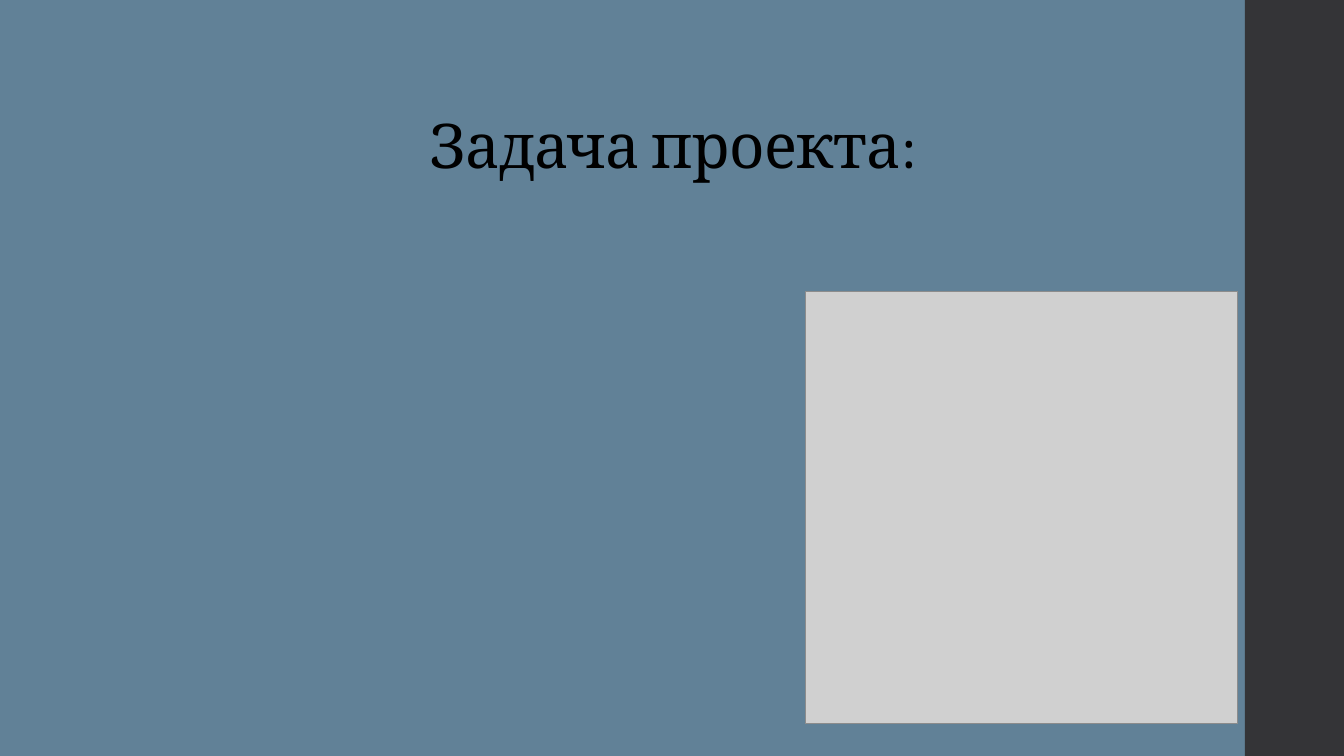
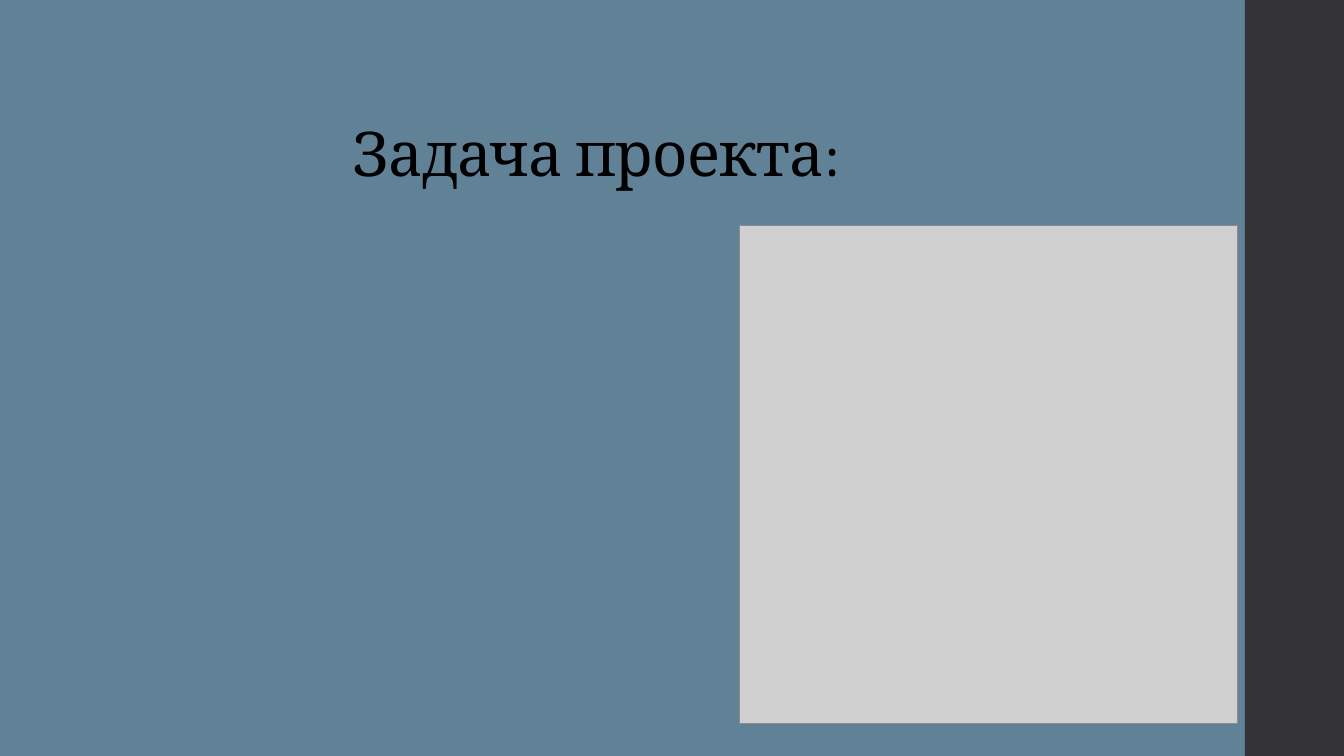
Before and after one commit to Sushcheva/Telegram-, a slide deck: slide 2 of Презентация по проекту.pptx. Drawn at 1344x756 pixels with LibreOffice and Linux fonts; fonts in the diff are those of the drawing; grey boxes stand for pictures. Boxes give left, top, right and bottom in pixels: in the first picture for what was removed or moved away, otherwise in the second. Text is boxed around its words. In the diff, an @@ line names an element or a change of style, - is before the commit and + after.

```diff
--- a/Презентация по проекту.pptx
+++ b/Презентация по проекту.pptx
@@ title "Задача проекта:": place and size @@
-title "Задача проекта:" at [429, 123, 902, 183]
+title "Задача проекта:" at [352, 131, 825, 191]
@@ picture: place and size @@
-picture at [806, 291, 1238, 724]
+picture at [740, 226, 1238, 724]
```
Also in this commit, not shown: 4 other slides changed.
